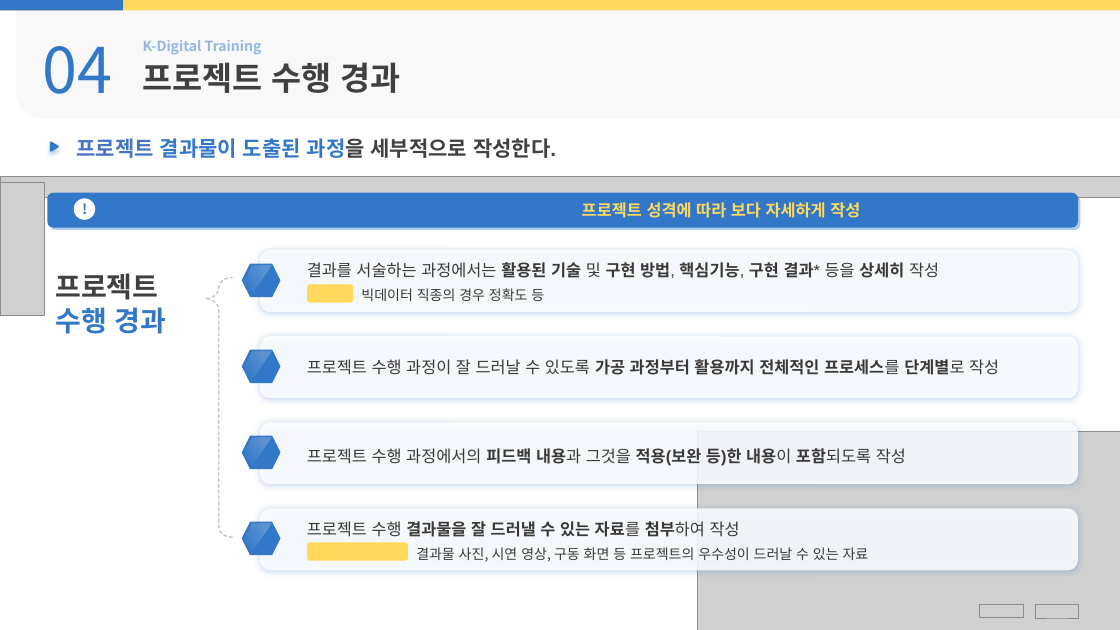
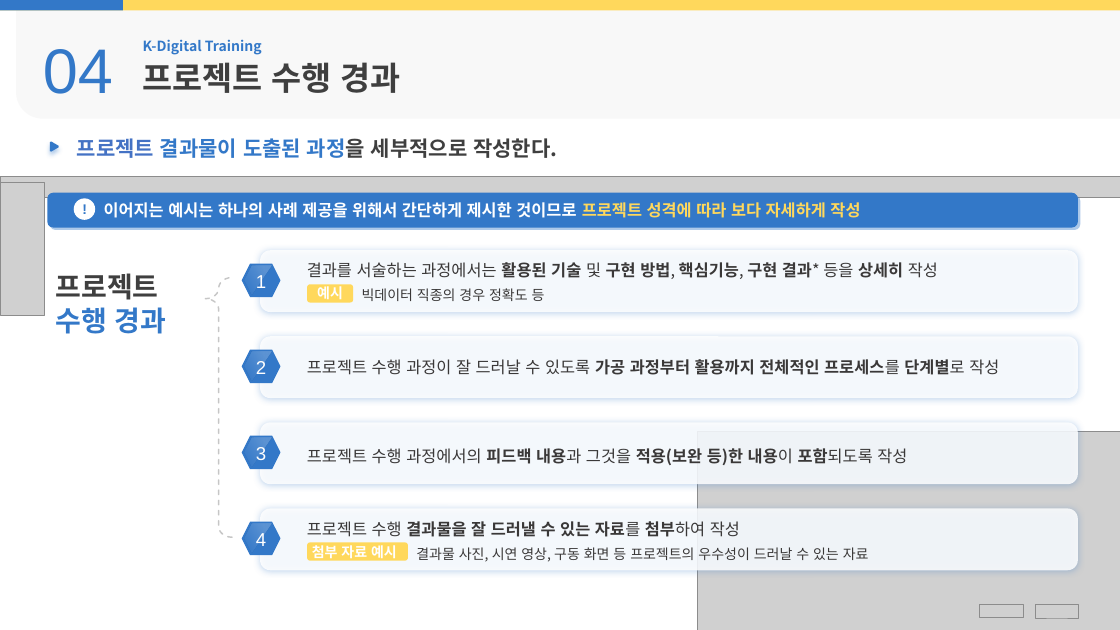
Before and after one commit to Jayk1220/1stTeamProject, a slide deck: slide 8 of etc/노동부별첨2-2] 팀별 프로젝트 결과보고서.pptx. Drawn at 1120x630 pixels with LibreOffice and Linux fonts; fonts in the diff are those of the drawing; grey boxes stand for pictures; background and template pictures are left out. Boxes give left, top, right and bottom in pixels: in the first picture for what was removed or moved away, otherwise in the second. Text is boxed around its words. In the diff, an @@ line names an element or a change of style, - is before the commit and + after.

```diff
--- a/etc/노동부별첨2-2] 팀별 프로젝트 결과보고서.pptx
+++ b/etc/노동부별첨2-2] 팀별 프로젝트 결과보고서.pptx
@@ round rect at bbox=[16, 7, 1120, 119]: mirrored; rotation 0 to 180 degrees @@
@@ text "K-Digital Training" at bbox=[143, 39, 262, 55]: text colour #3378C8 at 50% opacity to #3378C8 @@
@@ text "프로젝트 수행 경과" at bbox=[143, 62, 401, 93]: text colour #404040 to #3F3F3F @@
@@ text "이어지는 예시는 하나의 사례 제공을 ..." at bbox=[104, 202, 860, 218]: font Arial to Noto Sans CJK KR @@
@@ text "빅데이터 직종의 경우 정확도 등" at bbox=[362, 288, 545, 301]: text colour #3B3838 to #3A3838 @@
@@ proportions changed in 11 elements at bbox=[308, 284, 354, 302], bbox=[308, 543, 408, 561], bbox=[47, 192, 1078, 227], bbox=[260, 336, 1079, 398], bbox=[243, 350, 281, 382], bbox=[260, 423, 1079, 485], bbox=[243, 436, 281, 468], bbox=[260, 250, 1079, 313], bbox=[243, 265, 281, 297], bbox=[260, 508, 1079, 571], bbox=[243, 523, 281, 555] @@
@@ font Noto Sans CJK KR to Arial in 5 elements at bbox=[43, 49, 113, 94], bbox=[256, 361, 266, 374], bbox=[256, 447, 266, 460], bbox=[256, 275, 266, 288], bbox=[256, 533, 266, 546] @@
@@ font Arial to Noto Sans CJK KR, text colour #3B3838 to #3A3838 in 4 elements at bbox=[307, 359, 999, 375], bbox=[307, 448, 907, 465], bbox=[307, 262, 938, 279], bbox=[307, 521, 740, 537] @@
@@ text "결과물 사진, 시연 영상, 구동 ..." at bbox=[416, 547, 869, 562]: text colour #3B3838 to #3A3838 @@
```
Also in this commit, not shown: 13 other slides changed, 13 other files.
